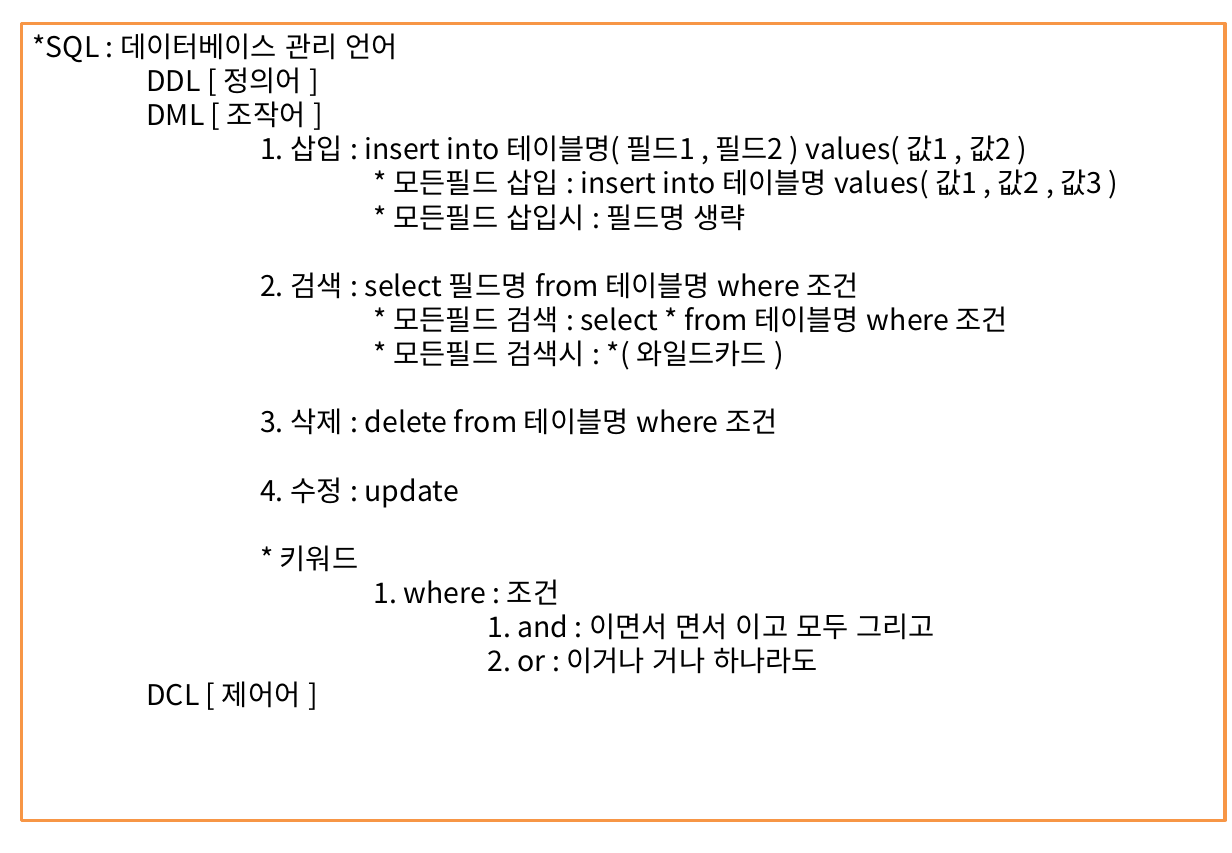
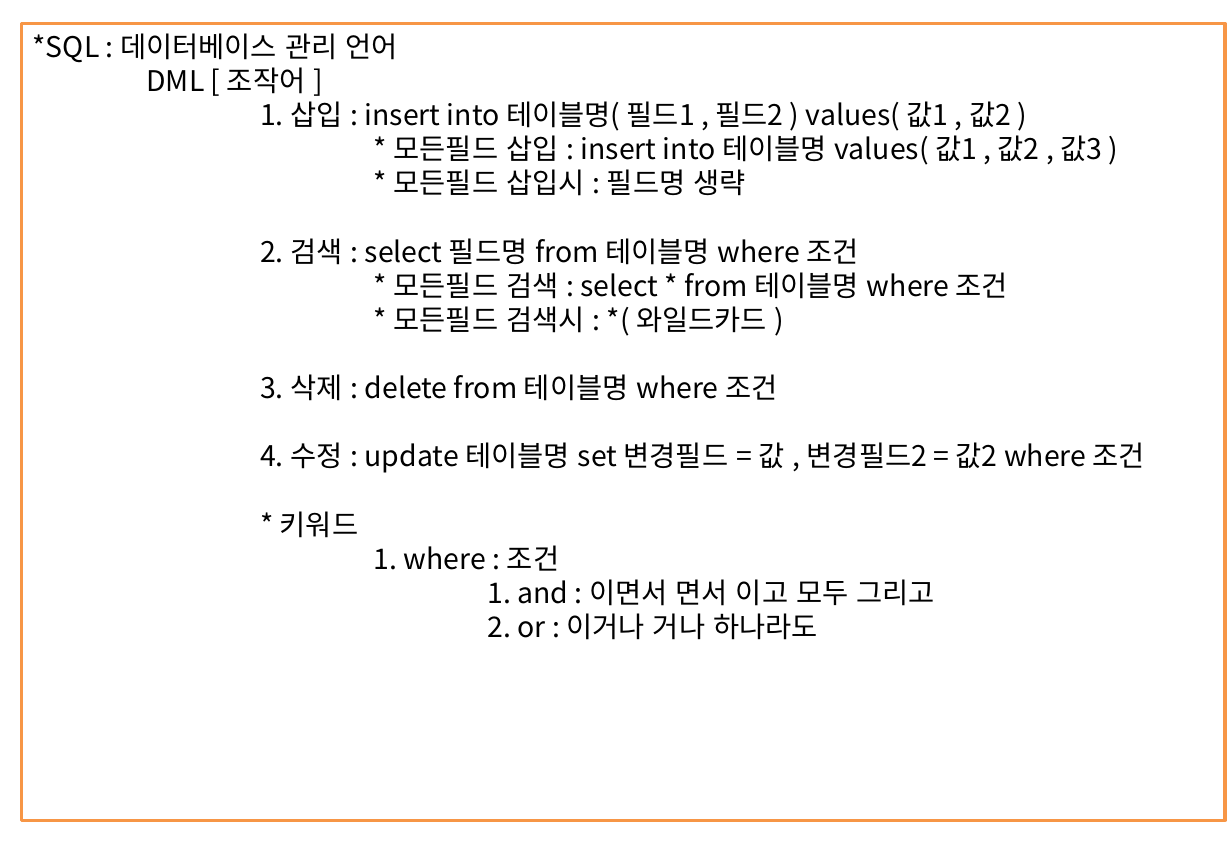
Before and after one commit to kth0027/ezen_kth, a slide deck: slide 47 of Study_Revise/JAVA-PPT/JAVA정리.pptx (slide 40 before the commit). Drawn at 1232x853 pixels with LibreOffice and Linux fonts; fonts in the diff are those of the drawing. Boxes give left, top, right and bottom in pixels: in the first picture for what was removed or moved away, otherwise in the second. Text is boxed around its words. In the diff, an @@ line names an element or a change of style, - is before the commit and + after.

```diff
--- a/Study_Revise/JAVA-PPT/JAVA정리.pptx
+++ b/Study_Revise/JAVA-PPT/JAVA정리.pptx
@@ text in rectangle at bbox=[22, 24, 1225, 821]: paragraph removed @@
-DCL [ 제어어 ]
@@ text in rectangle at bbox=[146, 67, 301, 94]: paragraph removed @@
-DDL [ 정의어 ]
@@ text in rectangle at bbox=[260, 442, 1145, 473]: text changed @@
-4. 수정 : update
+4. 수정 : update 테이블명 set 변경필드 = 값 , 변경필드2 = 값2 where 조건
```
Also in this commit, not shown: 3 other slides changed, 9 slides added, 2 other files.
